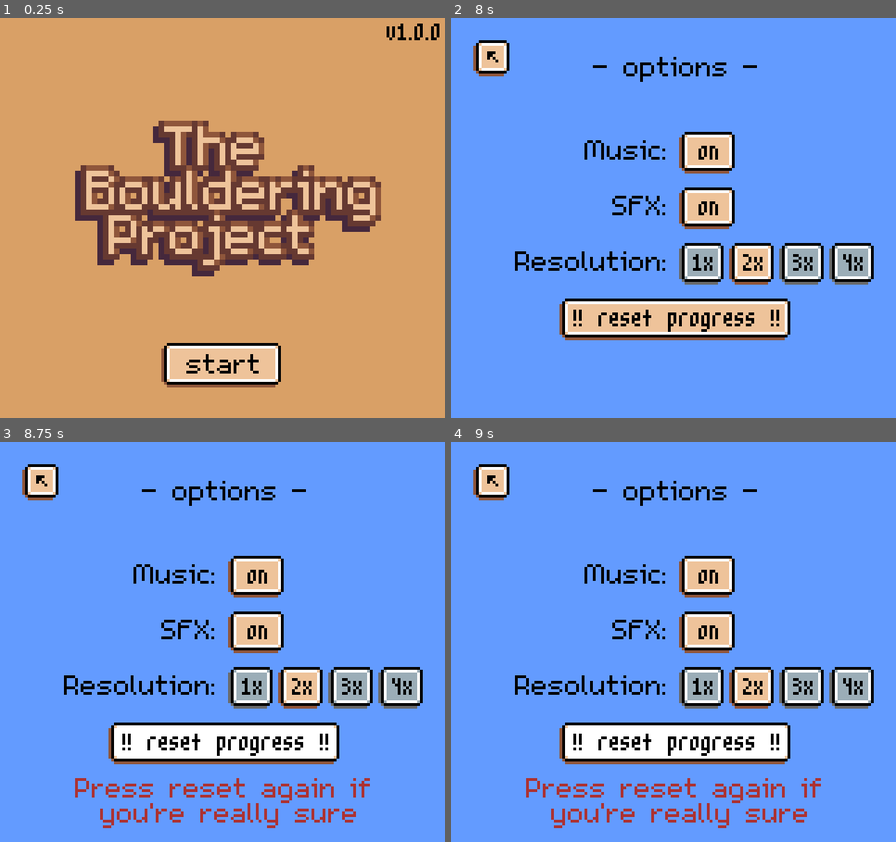
Above: before the commit, frames 1-4 (two rows, left to right).
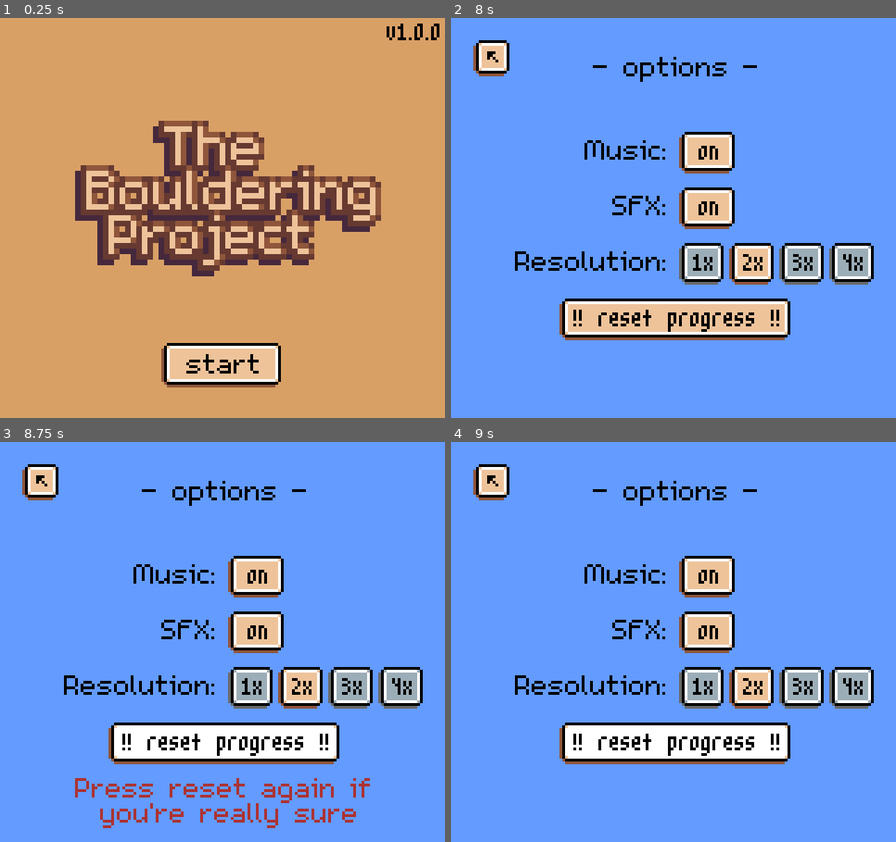
Above: after the commit, the same moments.

Repository: aludvik/Bouldering
Game: Godot game, scene res://Title/Title.tscn
Same seed, same stepped clock (60 frames per second), same inputs: the game is played once before the commit and once after it.
Inputs (mouse positions are in pixels of both pictures, inside the frame that each line leads up to):
- Up to frame 1 (0.25 s): no input
- Up to frame 2 (8 s): click (673, 366) at 0.5 s; click (673, 286) at 1.25 s; click (673, 286) at 2 s; click (544, 286) at 2.75 s; click (544, 286) at 3.5 s; click (673, 286) at 4.25 s; click (544, 286) at 5 s; click (833, 382) at 5.75 s; click (491, 58) at 6.5 s; click (513, 382) at 7.25 s
- Up to frame 3 (8.75 s): click "Press reset again if you're r…" at 8 s
- Up to frame 4 (9 s): click "Press reset again if you're r…" at 8.75 s

Frames 1-3 are identical in both runs. In frame 4, 1.7% of the frame differs, in the area x 16-84%, y 84-97%.

Commit message:
Clear warning after reset

Diff:
--- a/Options/ResetProgressButton.gd
+++ b/Options/ResetProgressButton.gd
@@ -8,3 +8,5 @@
 		sure = true
 	else:
 		State.reset_progress()
+		$Sure.hide()
+		sure = false
